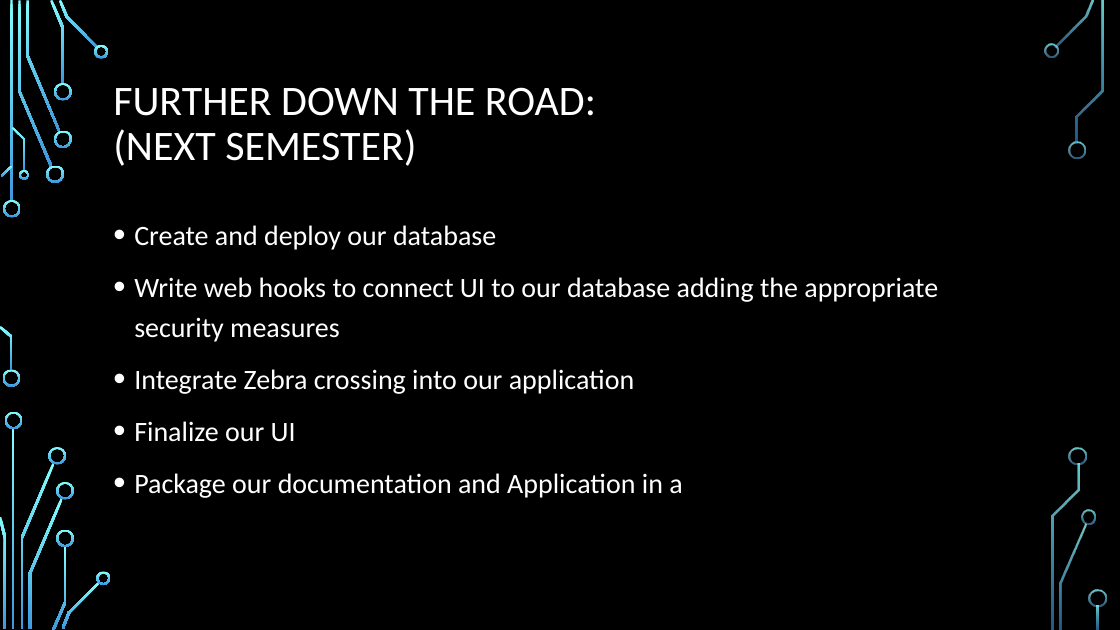
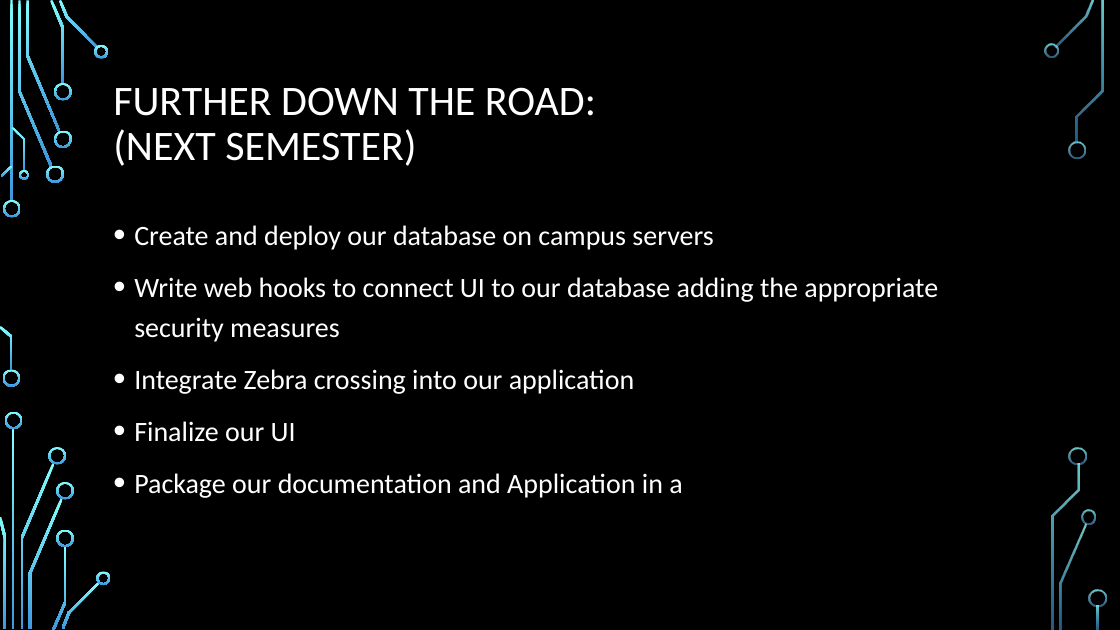
Before and after one commit to frozenNodak/InventoryManagement491, a slide deck: slide 9 of Inventory Management System demo draft.pptx (slide 8 before the commit). Drawn at 1120x630 pixels with LibreOffice and Linux fonts; fonts in the diff are those of the drawing; background and template pictures are left out. Boxes give left, top, right and bottom in pixels: in the first picture for what was removed or moved away, otherwise in the second. Text is boxed around its words. In the diff, an @@ line names an element or a change of style, - is before the commit and + after.

Commit message:
Updated diagram, added presentation data
Added my part to the demo presentation, including a new database diagram with the finalized fields.

```diff
--- a/Inventory Management System demo draft.pptx
+++ b/Inventory Management System demo draft.pptx
@@ text at (134,225,713,250): text changed @@
-• Create and deploy our database
+• Create and deploy our database on campus servers
```
Also in this commit, not shown: 3 other slides changed, 1 slide added, 1 other file.
